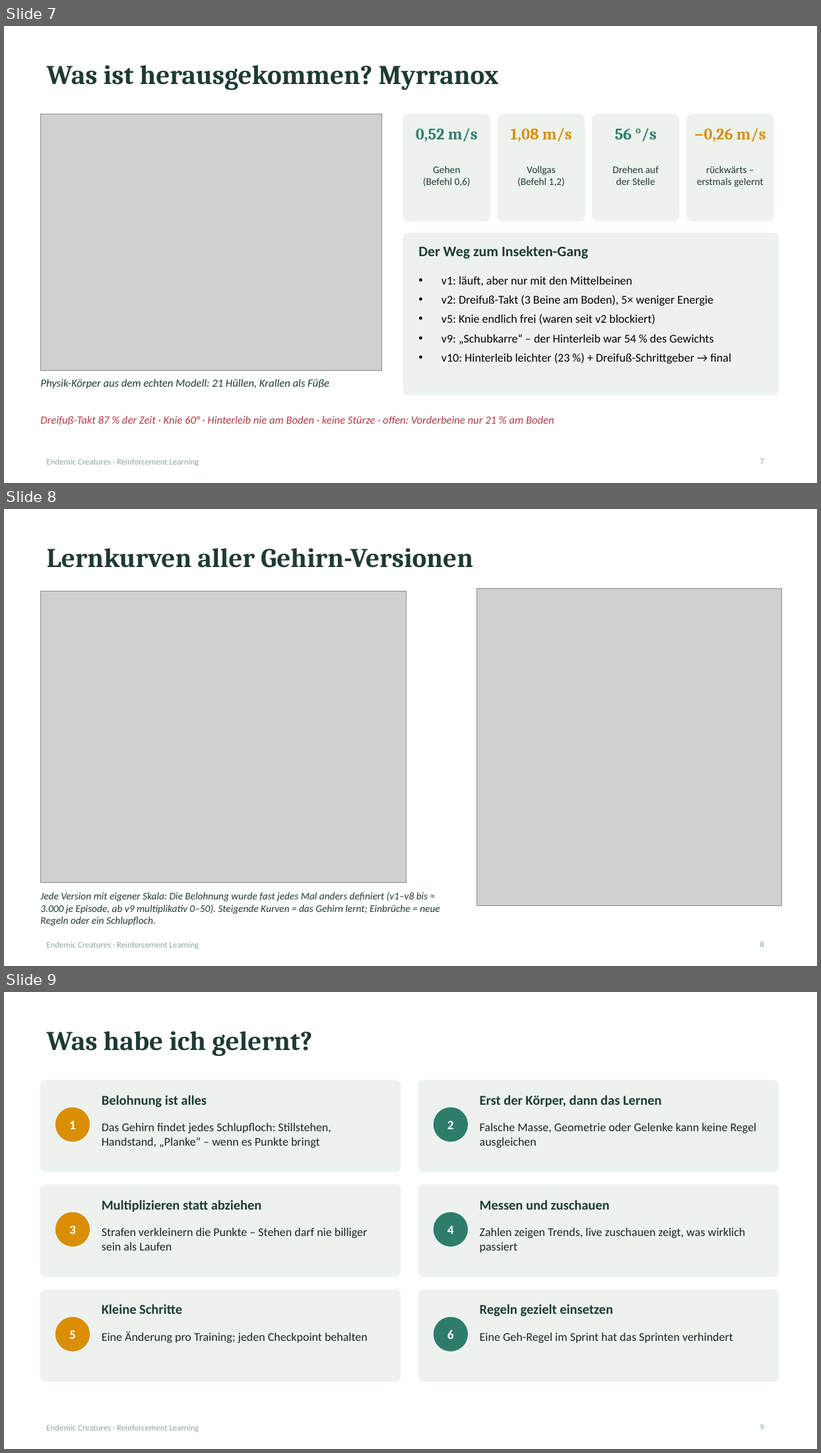
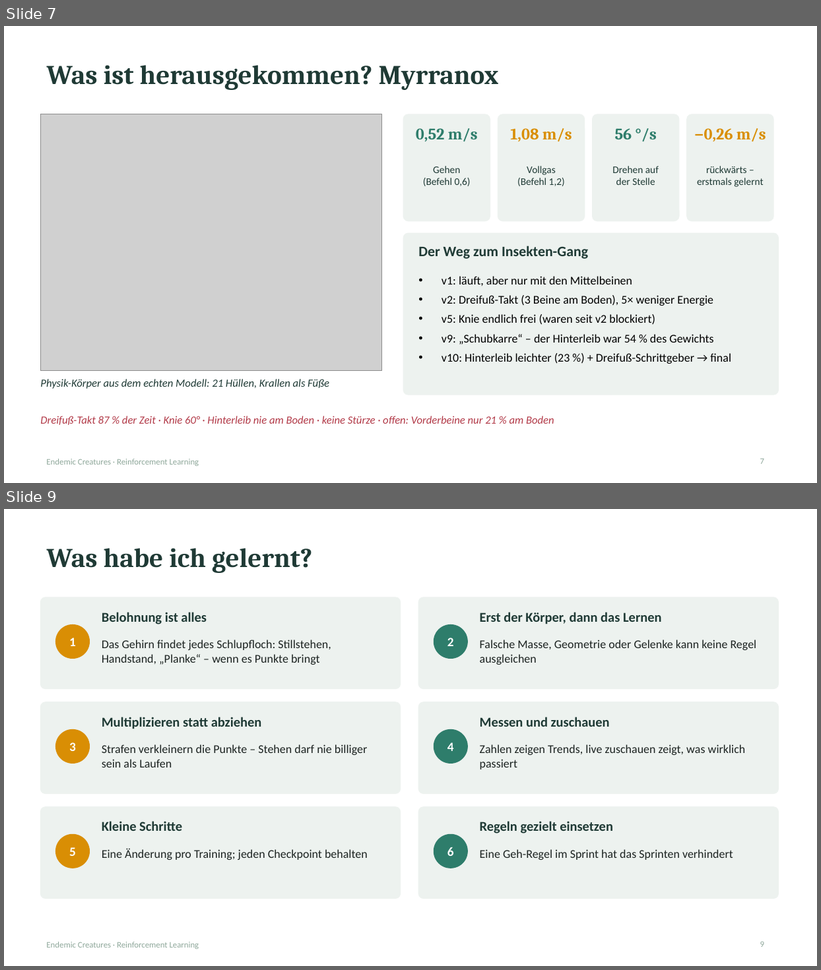
Before and after one commit to xTh0masx/Reinforcement_Learning_Creature, a slide deck: docs/presentation/Endemic_Creatures_RL_10min.pptx. Shown one above the other, each under a label of ours: slides 7, 8 and 9 before the commit, slides 7 and 9 after it; the slides between them are not shown. The pictures are 821x1453 and 821x970 pixels, drawn with LibreOffice and Linux fonts; fonts in the diff are those of the drawing; grey boxes stand for pictures. Boxes give left, top, right and bottom in pixels: in the first picture for what was removed or moved away, otherwise in the second. Text is boxed around its words. In the diff, an @@ line names an element or a change of style, - is before the commit and + after.

```diff
--- a/docs/presentation/Endemic_Creatures_RL_10min.pptx
+++ b/docs/presentation/Endemic_Creatures_RL_10min.pptx
@@ slide 8 removed at (4, 509, 817, 966), background #FFFFFF; not listed: 1 template element that a slide beside it also shows @@
@@ title removed at (47, 548, 473, 568) @@
-Lernkurven aller Gehirn-Versionen
@@ picture removed at (40, 591, 407, 883) @@
@@ picture removed at (477, 588, 781, 906) @@
@@ text removed at (40, 892, 440, 926) @@
-Jede Version mit eigener Skala: Die Belohnung wurde fast jedes Mal anders definiert (v1–v8 bis ≈ 3.000 je Episode, ab v9 multiplikativ 0–50). Steigende Kurven = das Gehirn lernt; Einbrüche = neue Regeln oder ein Schlupfloch.
@@ page number removed at (760, 941, 764, 947) @@
-8
```
Also in this commit, not shown: 1 slide added, 5 other files.
